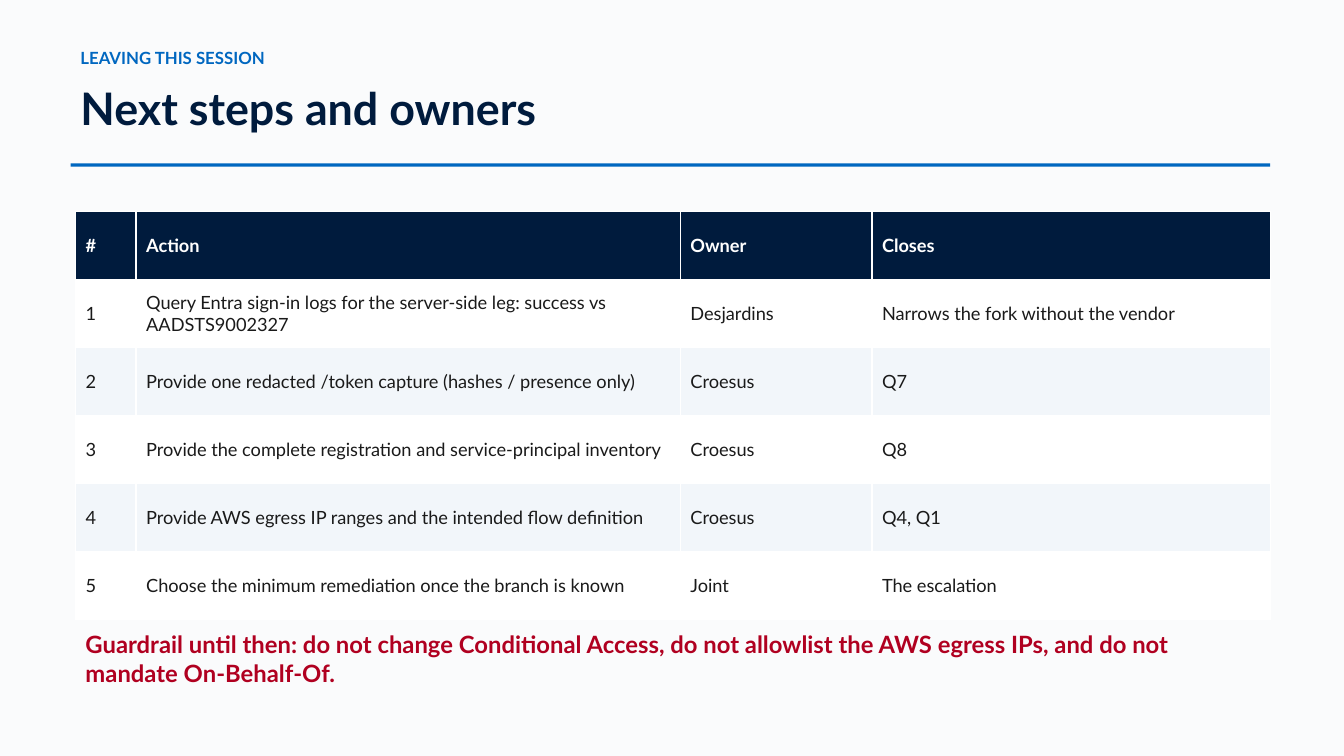
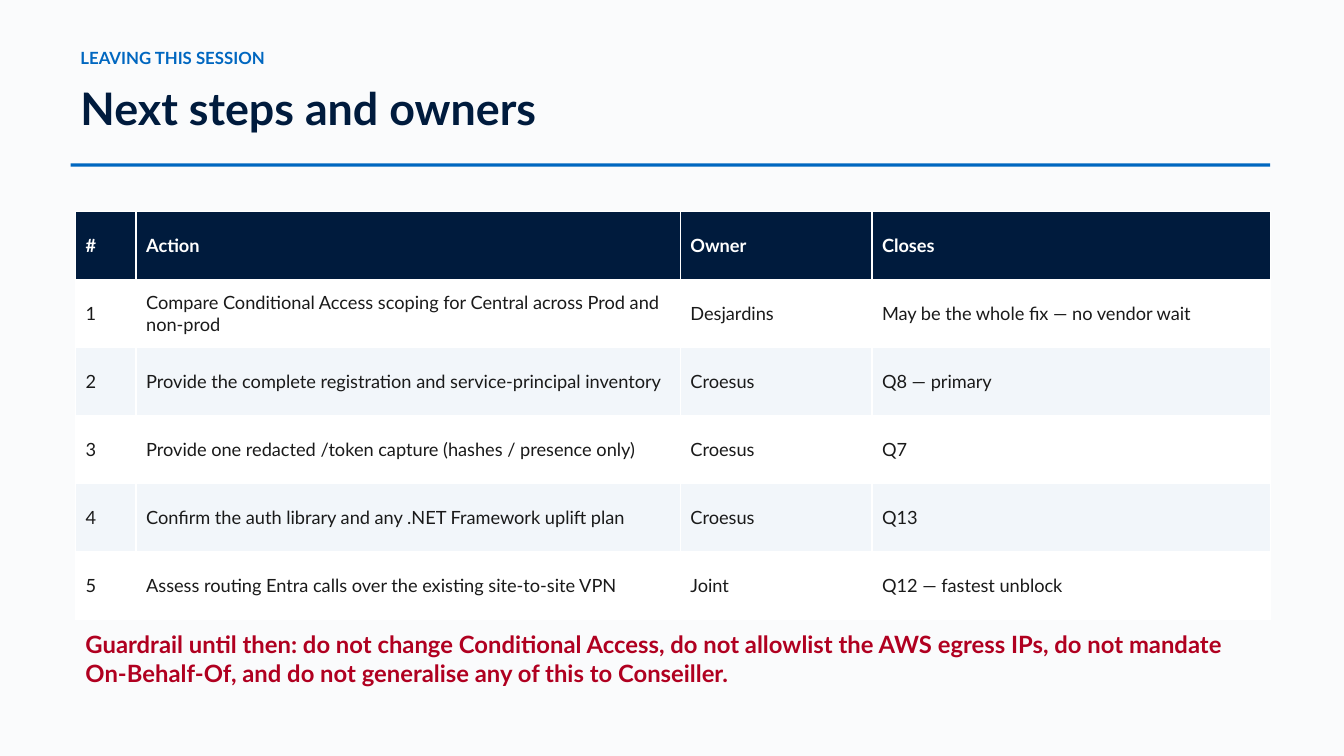
Before and after one commit to devopsabcs-engineering/croesus, a slide deck: slide 13 of docs/deck/croesus-session-deck.pptx. Drawn at 1344x756 pixels with LibreOffice and Linux fonts; fonts in the diff are those of the drawing. Boxes give left, top, right and bottom in pixels: in the first picture for what was removed or moved away, otherwise in the second. Text is boxed around its words. In the diff, an @@ line names an element or a change of style, - is before the commit and + after.

Commit message:
Update evidence narrative and registration shape panel with findings from Croesus session
- Revised the evidence narrative to reflect the updated date and key findings from the three-way session with Croesus, emphasizing the type mismatch in application registration.
- Enhanced the RegistrationShapePanel component to clarify the distinction between `spa` and `web` platform registrations, including new findings and implications for GPD Central.
- Added a new document detailing the findings from the three-way session, outlining the current state, open questions, and potential routes for resolution.

```diff
--- a/docs/deck/croesus-session-deck.pptx
+++ b/docs/deck/croesus-session-deck.pptx
@@ table at (x1=76, y1=212, x2=1270, y2=620) @@
-row 2, column 2: Query Entra sign-in logs for the server-side leg: success vs AADSTS9002327
+row 2, column 2: Compare Conditional Access scoping for Central across Prod and non-prod
-row 2, column 4: Narrows the fork without the vendor
+row 2, column 4: May be the whole fix — no vendor wait
-row 3, column 2: Provide one redacted /token capture (hashes / presence only)
+row 3, column 2: Provide the complete registration and service-principal inventory
-row 3, column 4: Q7
+row 3, column 4: Q8 — primary
-row 4, column 2: Provide the complete registration and service-principal inventory
+row 4, column 2: Provide one redacted /token capture (hashes / presence only)
-row 4, column 4: Q8
+row 4, column 4: Q7
-row 5, column 2: Provide AWS egress IP ranges and the intended flow definition
+row 5, column 2: Confirm the auth library and any .NET Framework uplift plan
-row 5, column 4: Q4, Q1
+row 5, column 4: Q13
-row 6, column 2: Choose the minimum remediation once the branch is known
+row 6, column 2: Assess routing Entra calls over the existing site-to-site VPN
-row 6, column 4: The escalation
+row 6, column 4: Q12 — fastest unblock
@@ text at (x1=85, y1=635, x2=1221, y2=687): text changed @@
-Guardrail until then: do not change Conditional Access, do not allowlist the AWS egress IPs, and do not mandate On-Behalf-Of.
+Guardrail until then: do not change Conditional Access, do not allowlist the AWS egress IPs, do not mandate On-Behalf-Of, and do not generalise any of this to Conseiller.
```
Also in this commit, not shown: 10 other slides changed, 8 other files.
